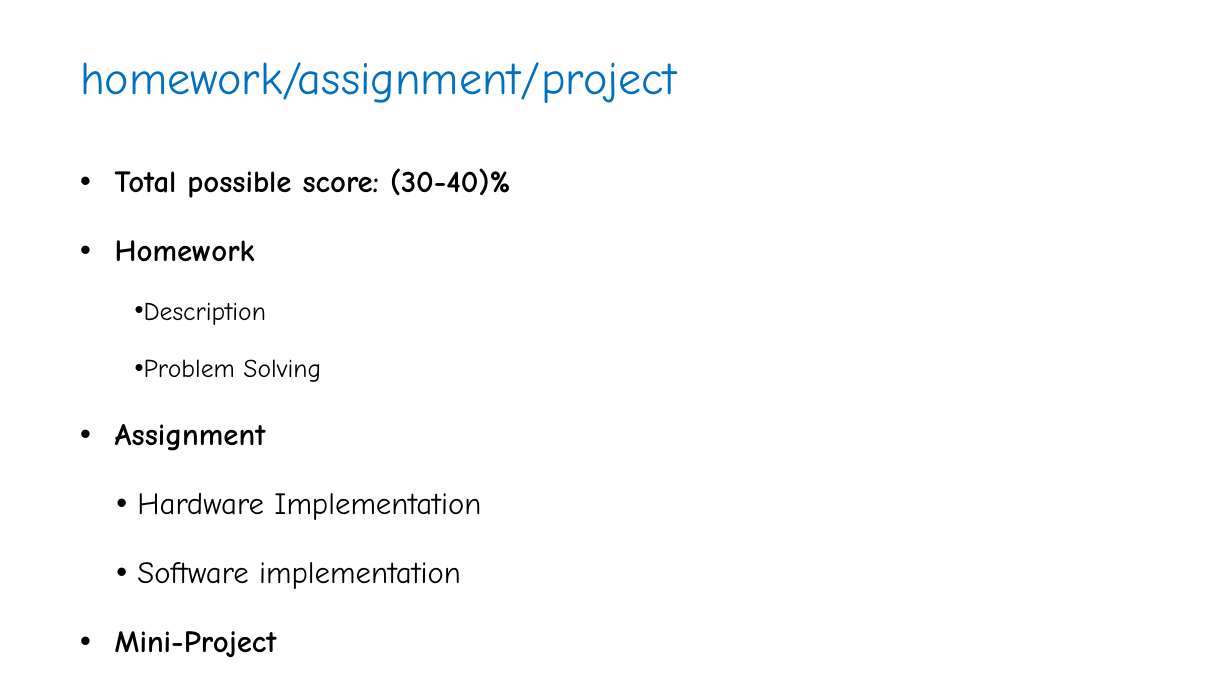
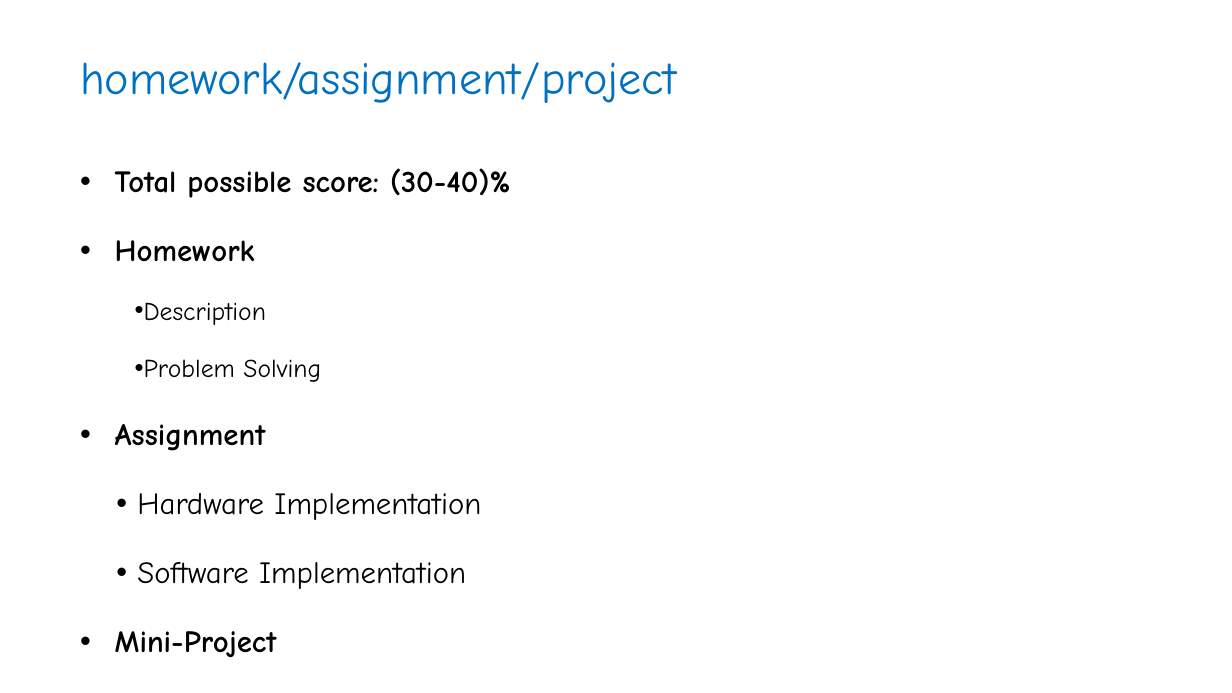
Before and after one commit to JaberBabaki/Introduction-to-IoT-Spring-2020, a slide deck: slide 2 of TA/TA.pptx. Drawn at 1232x693 pixels with LibreOffice and Linux fonts; fonts in the diff are those of the drawing; background and template pictures are left out. Boxes give left, top, right and bottom in pixels: in the first picture for what was removed or moved away, otherwise in the second. Text is boxed around its words. In the diff, an @@ line names an element or a change of style, - is before the commit and + after.

```diff
--- a/TA/TA.pptx
+++ b/TA/TA.pptx
@@ text at [137,562,466,589]: text changed @@
-• Software implementation
+• Software Implementation
```
Also in this commit, not shown: 3 other slides changed, 2 slides added, 1 slide removed, 1 other file.
